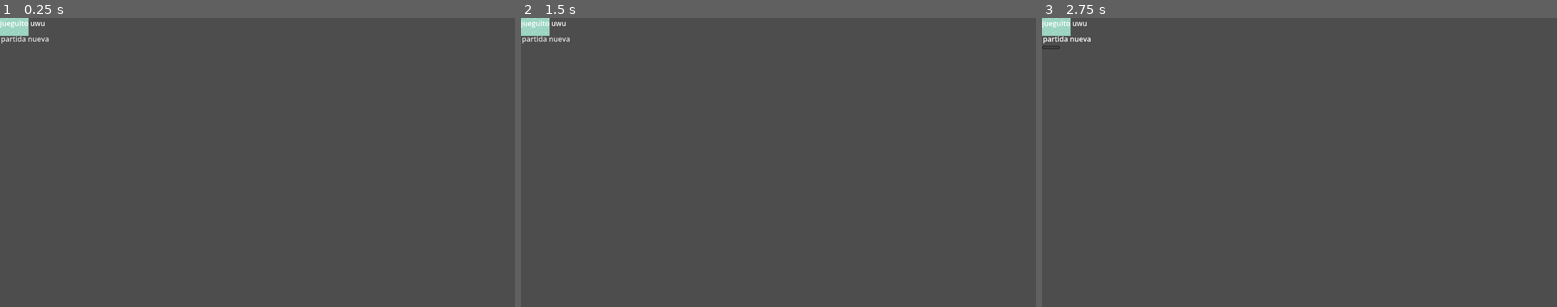
Above: before the commit, frames 1-3 (left to right).
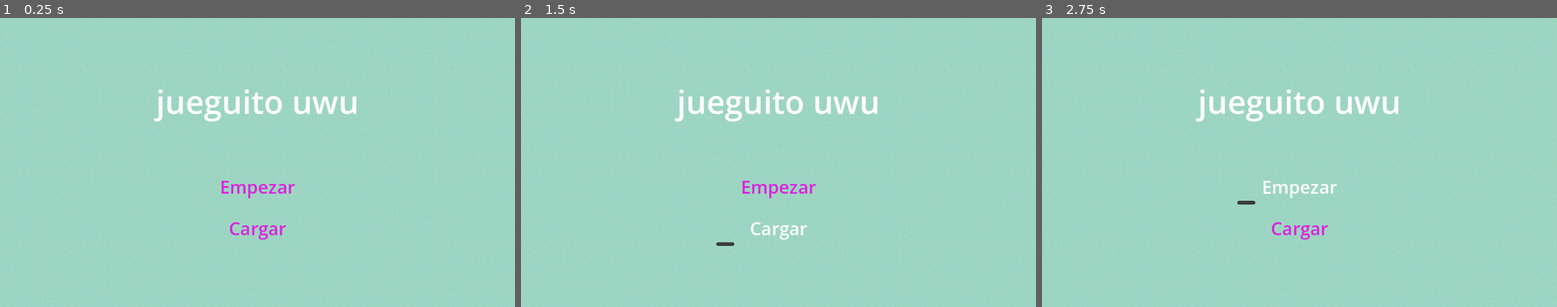
Above: after the commit, the same moments.

Repository: makiniqa/conocimiento-absurdo
Game: Godot game, scene res://Scenes/game.tscn
The game is run twice, just before and just after one commit, with the same random seed, the same clock (stepped at 60 frames per second) and the same inputs.
Inputs (mouse positions are in pixels of both pictures, inside the frame that each line leads up to):
- Up to frame 1 (0.25 s): no input
- Up to frame 2 (1.5 s): click "partida nueva" (after the commit: "Empezar") at 0.5 s; click (778, 228) at 1.25 s, where only the run after the commit has a clickable "Cargar"
- Up to frame 3 (2.75 s): click "partida nueva" (after the commit: "Empezar") at 2 s

The runs differ from the first frame. In frame 1, 100% of the frame differs, in the area x 0-100%, y 0-100%; in frame 2, 100%; in frame 3, 100%.

Commit message:
menú principal skel sin funcionalidad

Diff:
--- a/Scenes/nivel_0.tscn
+++ b/Scenes/nivel_0.tscn
@@ -13,21 +13,56 @@
 
 [node name="TextureRect" type="TextureRect" parent="." unique_id=718718782]
 layout_mode = 0
-offset_right = 40.0
-offset_bottom = 40.0
+offset_right = 1152.0
+offset_bottom = 648.0
 texture = ExtResource("1_yjwmx")
+stretch_mode = 1
 
 [node name="Label" type="Label" parent="." unique_id=1349152562]
-layout_mode = 0
-offset_right = 40.0
-offset_bottom = 23.0
-theme_override_font_sizes/font_size = 16
+layout_mode = 1
+anchors_preset = 5
+anchor_left = 0.5
+anchor_right = 0.5
+offset_left = -227.0
+offset_top = 138.0
+offset_right = 227.0
+offset_bottom = 237.0
+grow_horizontal = 2
+theme_override_font_sizes/font_size = 72
 text = "jueguito uwu"
 
 [node name="MenuButton" type="MenuButton" parent="." unique_id=68554837]
-layout_mode = 0
-offset_left = -2.0
-offset_top = 31.0
-offset_right = 114.0
-offset_bottom = 62.0
-text = "partida nueva"
+layout_mode = 1
+anchors_preset = 8
+anchor_left = 0.5
+anchor_top = 0.5
+anchor_right = 0.5
+anchor_bottom = 0.5
+offset_left = -138.5
+offset_top = 23.0
+offset_right = 138.5
+offset_bottom = 86.0
+grow_horizontal = 2
+grow_vertical = 2
+theme_override_colors/font_color = Color(0.8745098, 0.1254902, 0.8745098, 1)
+theme_override_colors/font_hover_color = Color(0.8745098, 0.1254902, 0.6431373, 1)
+theme_override_font_sizes/font_size = 40
+text = "Empezar"
+
+[node name="MenuButton2" type="MenuButton" parent="." unique_id=1354175658]
+layout_mode = 1
+anchors_preset = 8
+anchor_left = 0.5
+anchor_top = 0.5
+anchor_right = 0.5
+anchor_bottom = 0.5
+offset_left = -138.5
+offset_top = 116.0
+offset_right = 138.5
+offset_bottom = 179.0
+grow_horizontal = 2
+grow_vertical = 2
+theme_override_colors/font_color = Color(0.8745098, 0.1254902, 0.8745098, 1)
+theme_override_colors/font_hover_color = Color(0.8745098, 0.1254902, 0.6431373, 1)
+theme_override_font_sizes/font_size = 40
+text = "Cargar"
--- /dev/null
+++ b/Scripts/menu_button.gd
@@ -0,0 +1,11 @@
+extends MenuButton
+
+
+# Called when the node enters the scene tree for the first time.
+func _ready() -> void:
+	pass # Replace with function body.
+
+
+# Called every frame. 'delta' is the elapsed time since the previous frame.
+func _process(delta: float) -> void:
+	pass
Not shown, added: Scripts/menu_button.gd.uid
